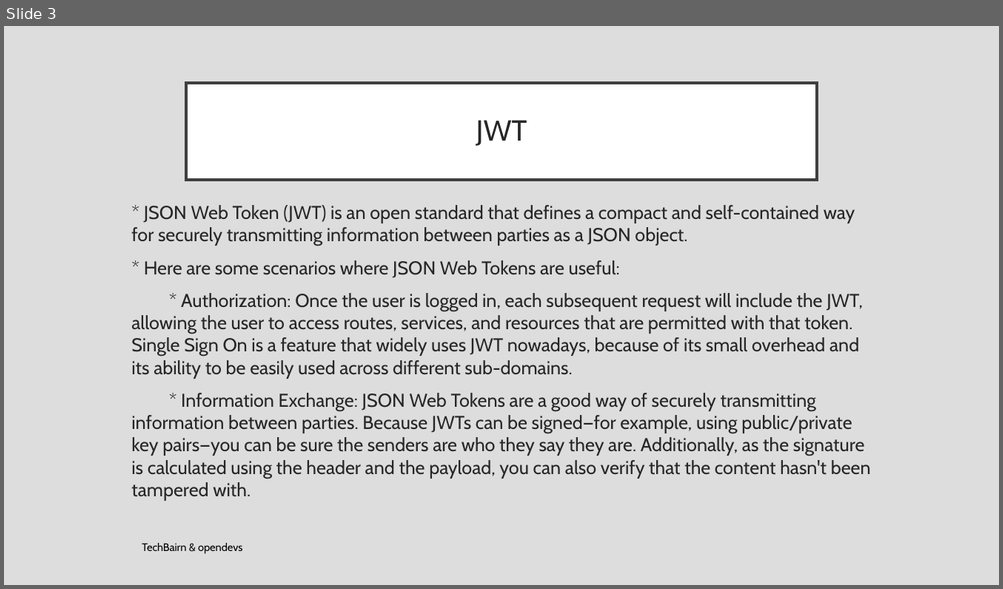
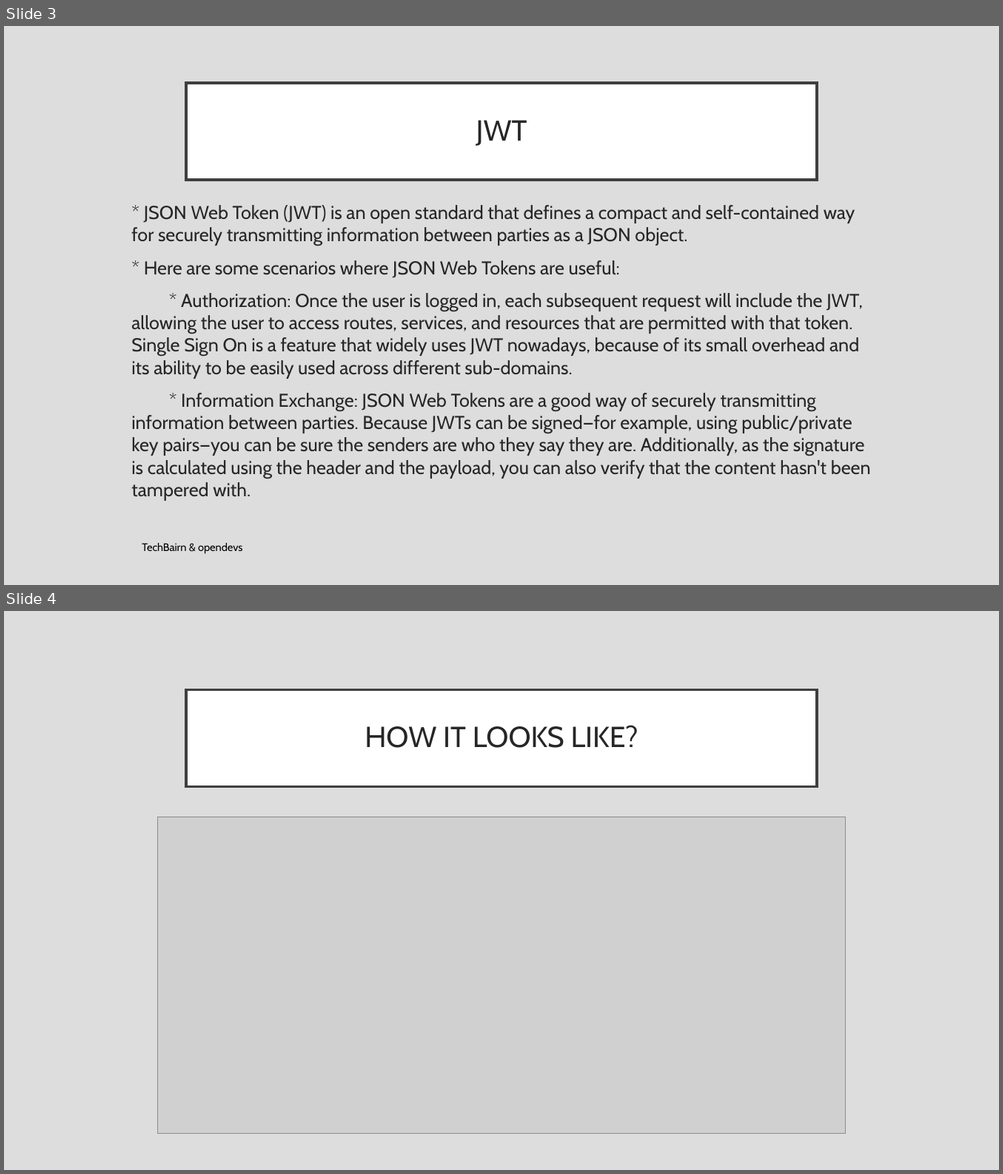
Before and after one commit to opendevs-org/webmonk-2, a slide deck: Course Day 9/Webmonk Course (day - 9).pptx. Shown one above the other, each under a label of ours: slide 3 before the commit, slides 3 and 4 after it. The pictures are 1003x589 and 1003x1174 pixels, drawn with LibreOffice and Linux fonts; fonts in the diff are those of the drawing; grey boxes stand for pictures. Boxes give left, top, right and bottom in pixels: in the first picture for what was removed or moved away, otherwise in the second. Text is boxed around its words. In the diff, an @@ line names an element or a change of style, - is before the commit and + after.

Commit message:
PPT updated with image

```diff
--- a/Course Day 9/Webmonk Course (day - 9).pptx
+++ b/Course Day 9/Webmonk Course (day - 9).pptx
@@ slide 4 added at (4, 611, 999, 1170), background #DDDDDD @@
@@ title added at (186, 689, 817, 786), fill #FFFFFF, outline #3F3F3F 2.5 pt, 28 pt, text #262626 @@
+HOW IT LOOKS LIKE?
@@ picture added at (158, 817, 845, 1133) @@
```
